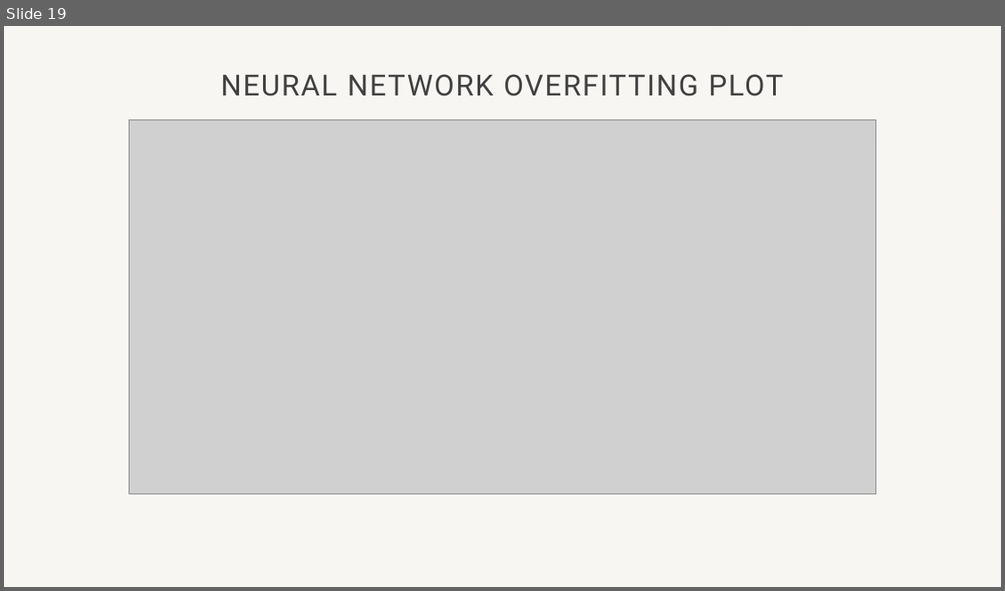
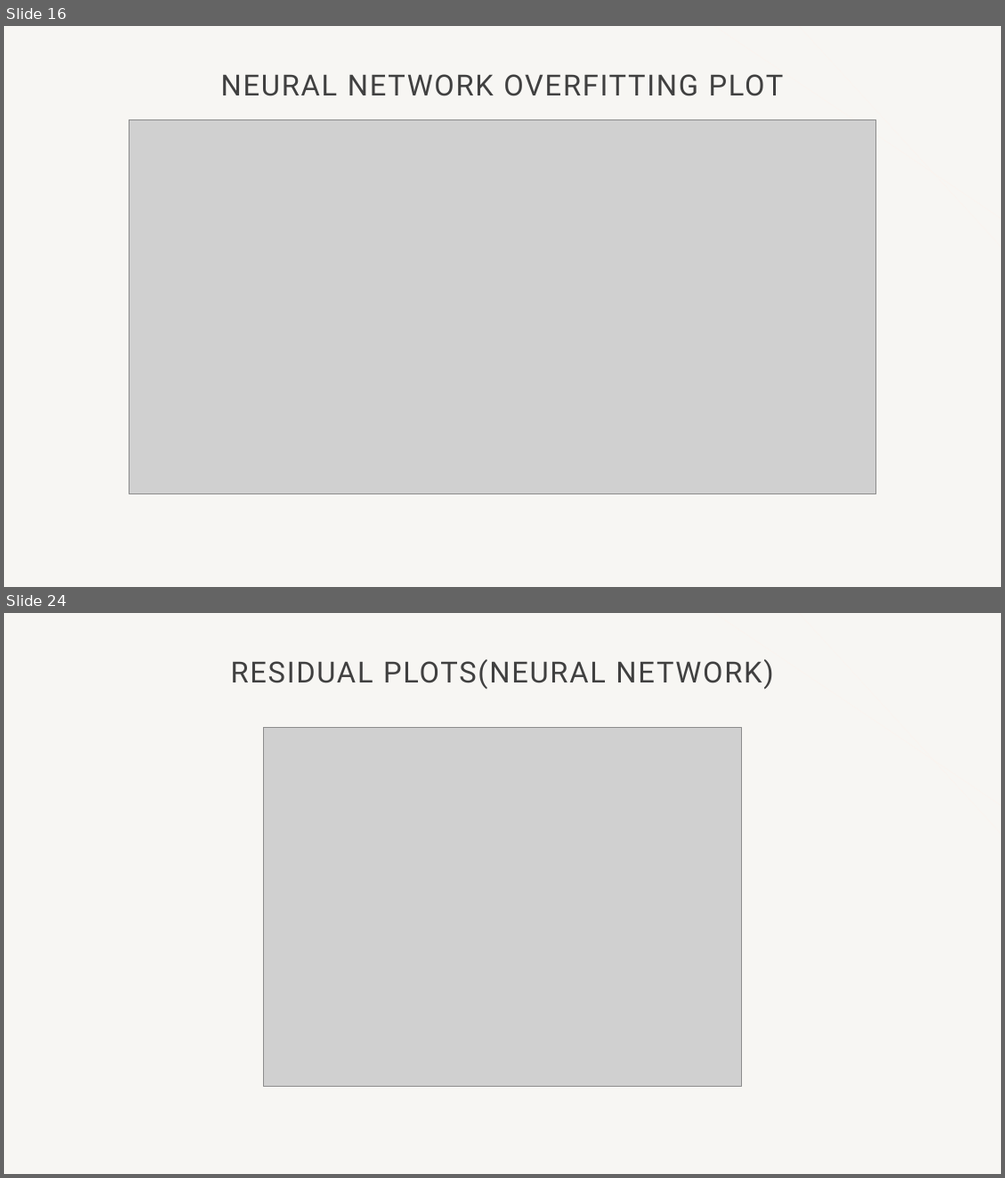
Before and after one commit to Vitalijs-Tickovs/Training_For_Accenture, a slide deck: Bike_Project/Mini project.pptx. Shown one above the other, each under a label of ours: slide 19 before the commit, slides 16 and 24 after it; the slides between them are not shown. The pictures are 1005x591 and 1005x1178 pixels, drawn with LibreOffice and Linux fonts; fonts in the diff are those of the drawing; grey boxes stand for pictures; background and template pictures are left out. Boxes give left, top, right and bottom in pixels: in the first picture for what was removed or moved away, otherwise in the second. Text is boxed around its words. In the diff, an @@ line names an element or a change of style, - is before the commit and + after.

```diff
--- a/Bike_Project/Mini project.pptx
+++ b/Bike_Project/Mini project.pptx
@@ slide 24 added at [4,613,1001,1174], background #F7F6F3; not listed: 2 template elements that a slide beside it also shows @@
@@ title added at [231,659,773,689], 28 pt, text #404040 @@
+RESIDUAL PLOTS(NEURAL NETWORK)
@@ picture added at [264,728,742,1086] @@
@@ what was slide 19 is now slide 16 @@
```
Also in this commit, not shown: 5 slides changed, 13 other slides added, 10 slides removed, 1 other file.
